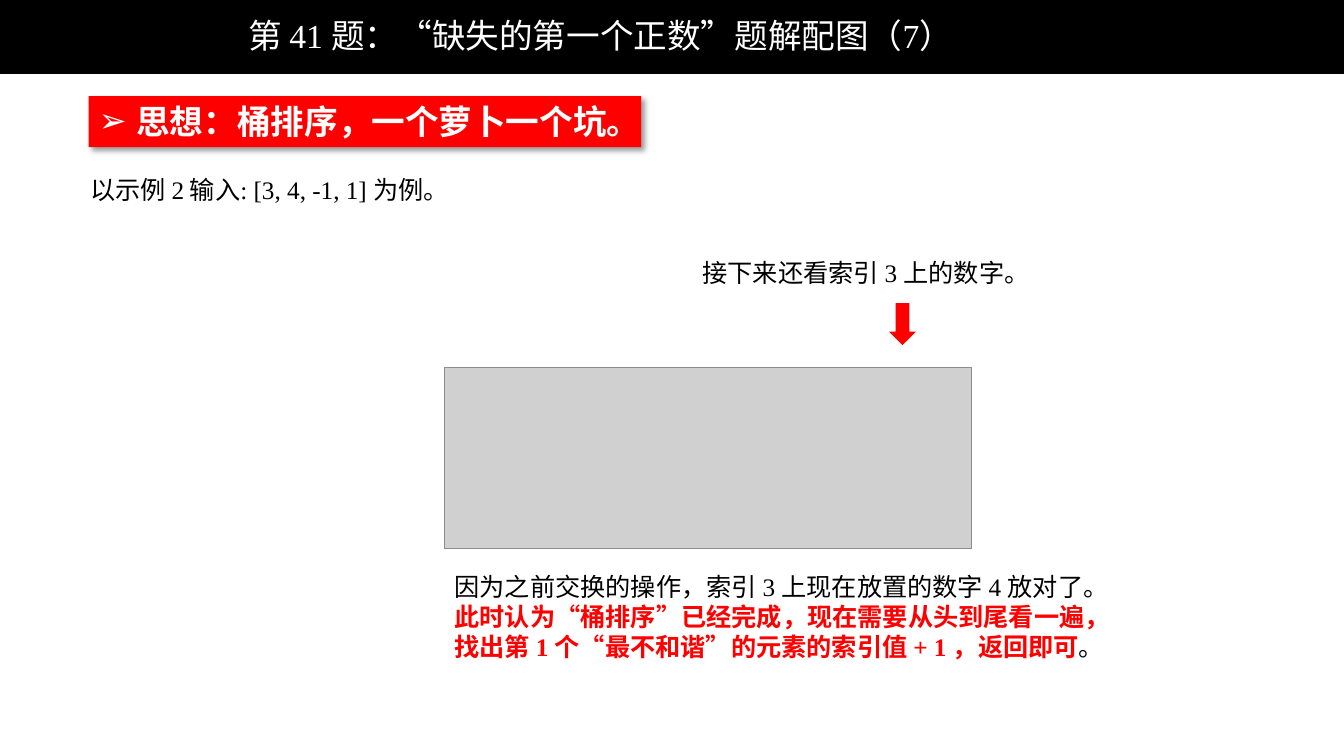
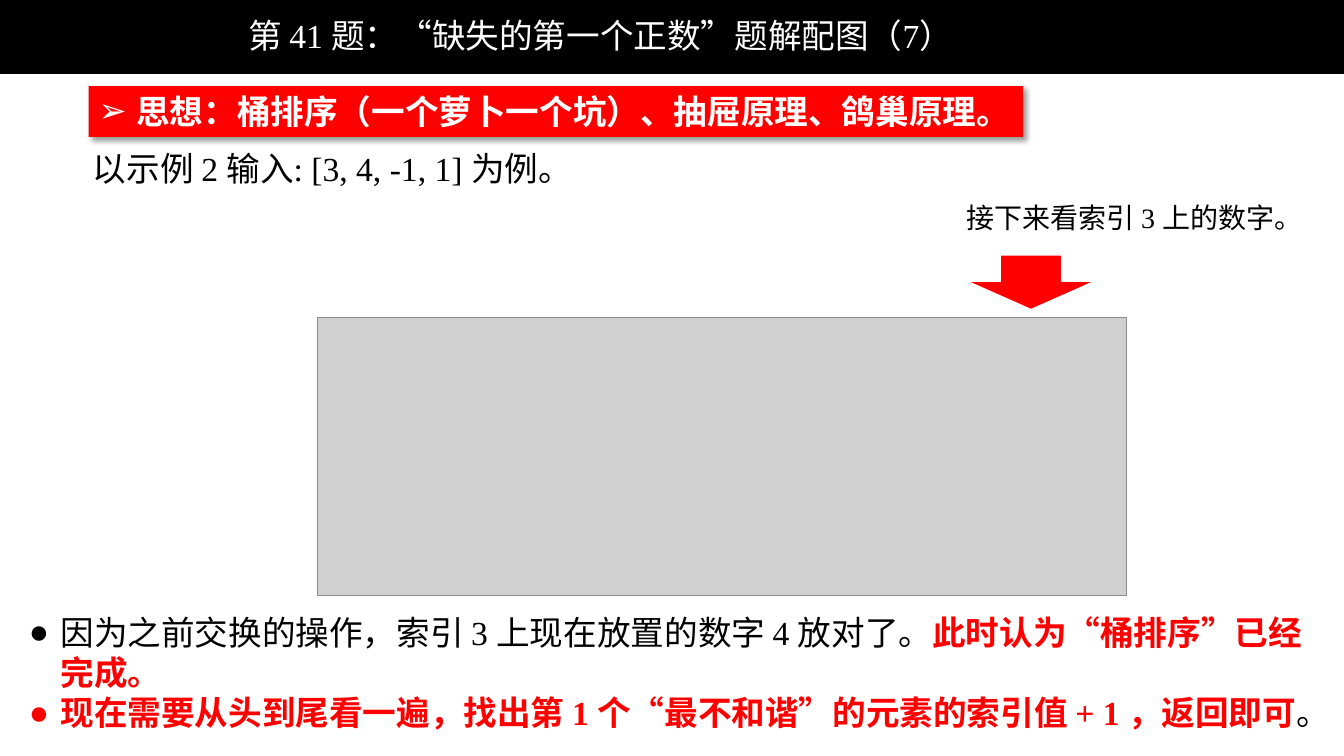
Before and after one commit to liweiwei1419/LeetCode-Solution-PPT, a slide deck: slide 7 of 0001-0100/LeetCode 第 41 题：“缺失的第一个正数”题解配图.pptx. Drawn at 1344x756 pixels with LibreOffice and Linux fonts; fonts in the diff are those of the drawing; grey boxes stand for pictures; background and template pictures are left out. Boxes give left, top, right and bottom in pixels: in the first picture for what was removed or moved away, otherwise in the second. Text is boxed around its words. In the diff, an @@ line names an element or a change of style, - is before the commit and + after.

```diff
--- a/0001-0100/LeetCode 第 41 题：“缺失的第一个正数”题解配图.pptx
+++ b/0001-0100/LeetCode 第 41 题：“缺失的第一个正数”题解配图.pptx
@@ rectangle "思想：桶排序（一个萝卜一个坑）、抽屉原理、鸽巢原理。": place and size @@
-rectangle "思想：桶排序（一个萝卜一个坑）、抽屉原理、鸽巢原理。" at [89, 97, 641, 147]
+rectangle "思想：桶排序（一个萝卜一个坑）、抽屉原理、鸽巢原理。" at [89, 86, 1023, 136]
@@ text in rectangle at [136, 95, 1010, 128]: text changed @@
-➢ 思想：桶排序，一个萝卜一个坑。
+➢ 思想：桶排序（一个萝卜一个坑）、抽屉原理、鸽巢原理。
@@ text "以示例 2 输入: [3, 4, ...": place and size @@
-text "以示例 2 输入: [3, 4, ..." at [90, 178, 449, 203]
+text "以示例 2 输入: [3, 4, ..." at [93, 153, 572, 186]
@@ text "以示例 2 输入: [3, 4, ..." at [93, 153, 572, 186]: size 18 to 24 pt; font Calibri to Times New Roman in "以示例 输入: 为例。" @@
@@ text at [967, 204, 1302, 231]: text changed; size 18 to 20 pt @@
-接下来还看索引 3 上的数字。
+接下来看索引 3 上的数字。
@@ down arrow: place and size @@
-down arrow at [889, 303, 917, 346]
+down arrow at [971, 256, 1091, 310]
@@ picture: place and size @@
-picture at [445, 368, 971, 548]
+picture at [318, 318, 1126, 596]
@@ text at [60, 616, 1330, 730]: text changed; size 18 to 24 pt @@
-因为之前交换的操作，索引 3 上现在放置的数字 4 放对了。此时认为“桶排序”已经完成，现在需要从头到尾看一遍，找出第 1 个“最不和谐”的元素的索引值 + 1 ，返回即可。
+● 因为之前交换的操作，索引 3 上现在放置的数字 4 放对了。此时认为“桶排序”已经完成。
+● 现在需要从头到尾看一遍，找出第 1 个“最不和谐”的元素的索引值 + 1 ，返回即可。
```
Also in this commit, not shown: 7 other slides changed.
